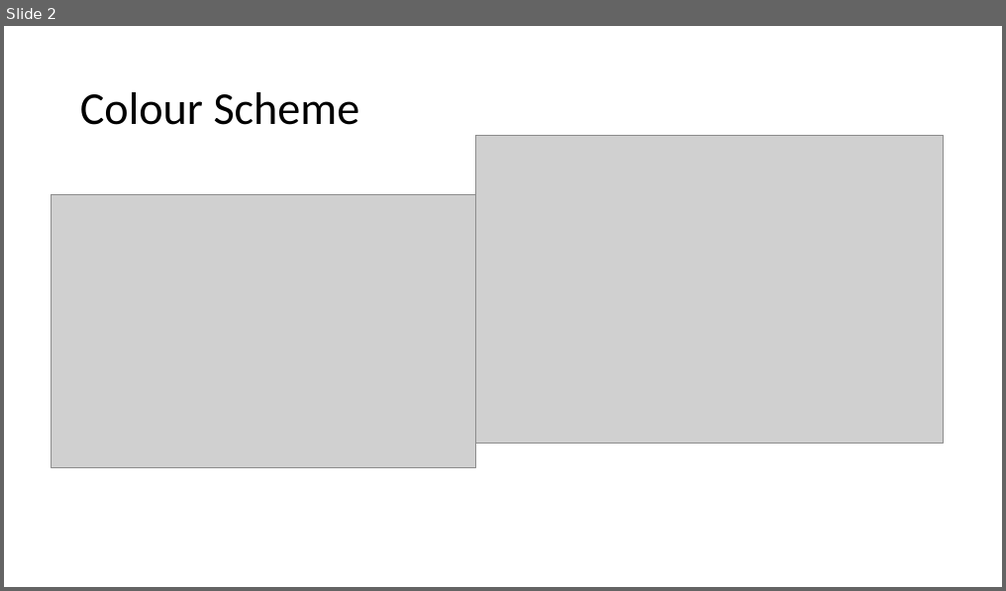
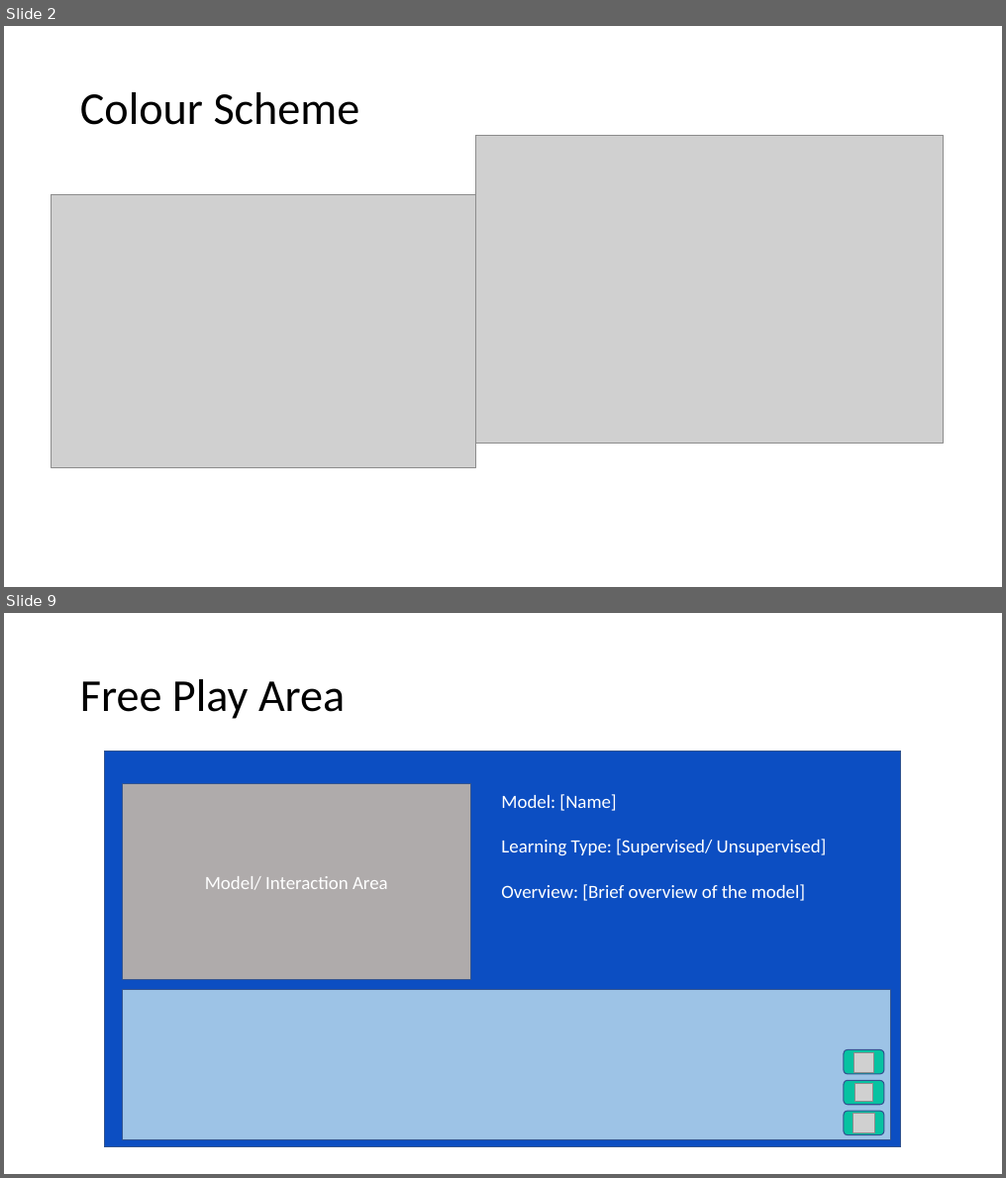
Before and after one commit to codingWithAndy/Thesis_Project, a slide deck: Additional Content/App Storyboard.pptx. Shown one above the other, each under a label of ours: slide 2 before the commit, slides 2 and 9 after it; the slides between them are not shown. The pictures are 1006x591 and 1006x1178 pixels, drawn with LibreOffice and Linux fonts; fonts in the diff are those of the drawing; grey boxes stand for pictures. Boxes give left, top, right and bottom in pixels: in the first picture for what was removed or moved away, otherwise in the second. Text is boxed around its words. In the diff, an @@ line names an element or a change of style, - is before the commit and + after.

```diff
--- a/Additional Content/App Storyboard.pptx
+++ b/Additional Content/App Storyboard.pptx
@@ slide 9 added at (4,613,1002,1174), background #FFFFFF @@
@@ title added at (80,679,345,719), 44 pt, text #000000 @@
+Free Play Area
@@ rectangle added at (105,752,902,1148), fill #0C4EC2, outline #325491 1 pt @@
@@ rectangle added at (122,784,471,980), fill #AFABAB, outline #325491 1 pt, 18 pt, text #FFFFFF @@
+Model/ Interaction Area
@@ text added at (501,794,827,901), 18 pt, text #FFFFFF @@
+Model: [Name]
+Learning Type: [Supervised/ Unsupervised]
+Overview: [Brief overview of the model]
@@ rectangle added at (122,989,891,1140), fill #9DC3E6, outline #325491 1 pt @@
@@ group added at (844,1051,884,1136): 3 rounded rectangles, 3 pictures @@
```
Also in this commit, not shown: 8 slides changed, 1 slide removed, 5 other files.
